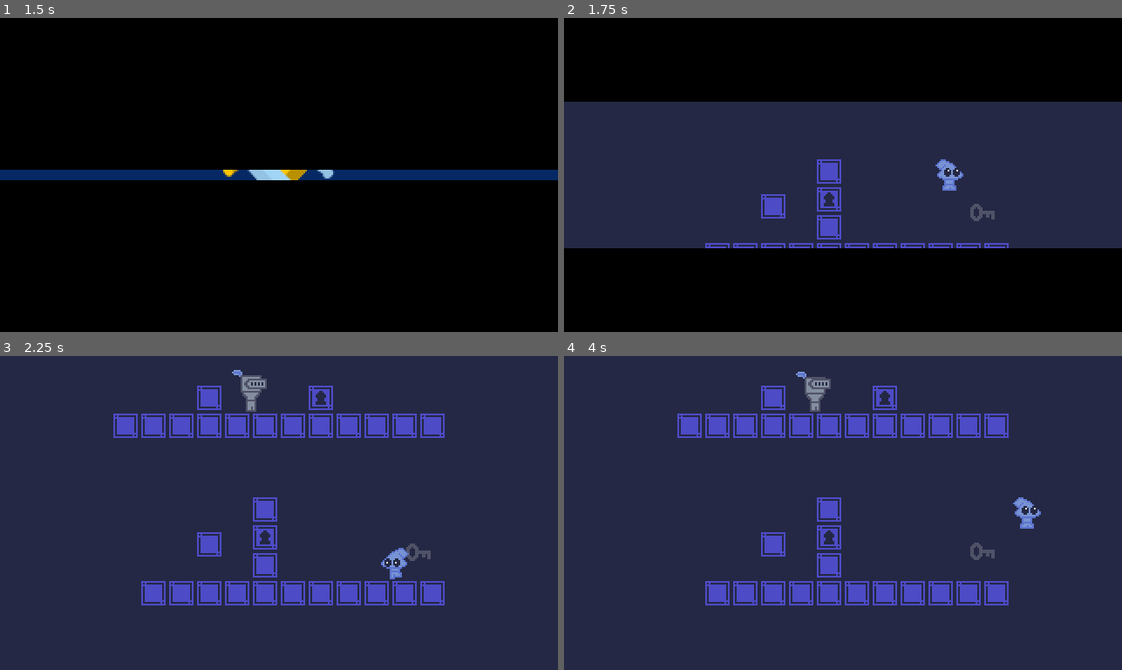
Above: before the commit, frames 1-4 (two rows, left to right).
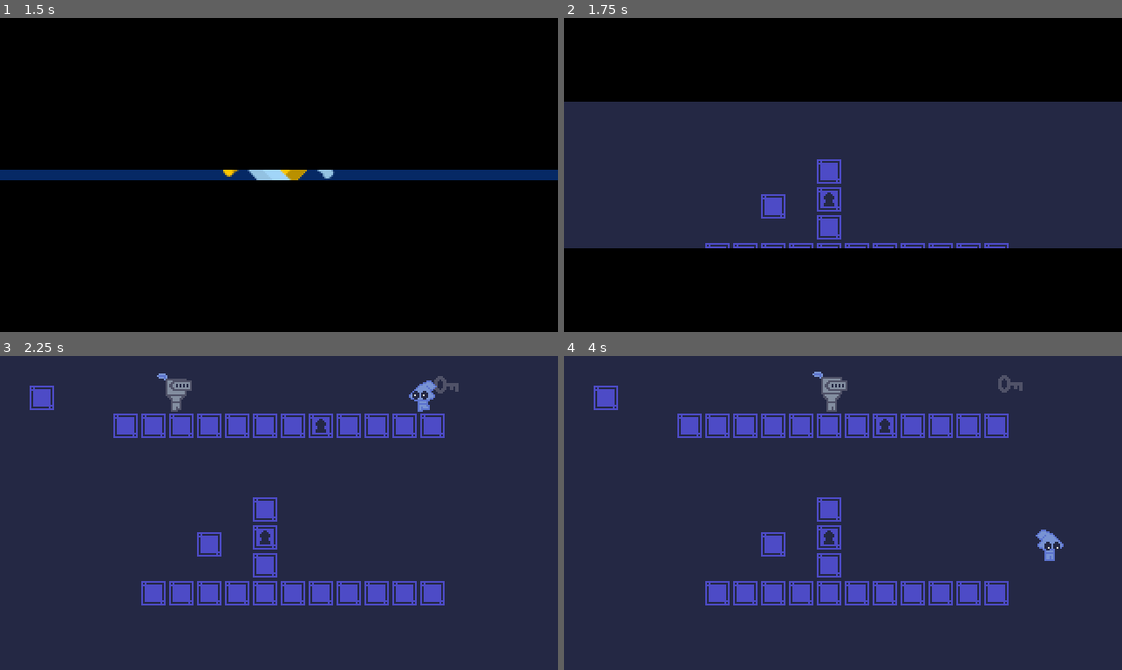
Above: after the commit, the same moments.

Repository: dw3nt/palette-jam-2-break
Game: Godot game, scene res://Main.tscn
The game is run twice, just before and just after one commit, with the same random seed, the same clock (stepped at 60 frames per second) and the same inputs.
Inputs (mouse positions are in pixels of both pictures, inside the frame that each line leads up to):
- Up to frame 1 (1.5 s): tap Enter at 0.5 s; move the mouse to (401, 159) at 0.52 s; hold S (crouch) 0.53-1.28 s; hold D (move_right) from 0.53 s (still down); tap Space (jump) at 0.77 s; move the mouse to (167, 190) at 1.27 s; tap E (interact) at 1.35 s
- Up to frame 2 (1.75 s): keep holding D (move_right); tap Space (jump) at 1.52 s
- Up to frame 3 (2.25 s): move the mouse to (334, 443) at 2.02 s; release D (move_right) at 2.03 s; hold A (move_left) from 2.03 s (still down); hold Shift (throw) from 2.03 s (still down)
- Up to frame 4 (4 s): move the mouse to (815, 575) at 2.77 s; release A (move_left) at 2.78 s; release Shift (throw) at 2.78 s; hold D (move_right) from 2.78 s (still down); tap S (crouch) at 2.85 s; tap Space (jump) at 3.02, 3.77 s; move the mouse to (1010, 560) at 3.52 s; hold E (interact) from 3.53 s (still down)

Frame 1 is identical in both runs. In frame 2, 0.4% of the frame differs, in the area x 66-78%, y 45-65%; in frame 3, 2.2%, in the area x 5-83%, y 4-72%; in frame 4, 2.2%.

Commit message:
fall, alert, chase states for guard

Diff:
--- /dev/null
+++ b/characters/guard/Alert.gd
@@ -0,0 +1,22 @@
+extends GuardState
+
+var target : Player
+
+
+func enter_state(params : Dictionary = {}) -> void:
+	fsm.anim.play("alert")
+	target = params.target
+	fsm.velocity.y = JUMP_FORCE
+
+
+func physics_process(delta : float) -> void:
+	if fsm.isOnFloor:
+		fsm.change_state("Chase", { "target" : target })
+		return
+
+	if fsm.velocity.x != 0:
+		fsm.velocity.x = lerp(fsm.velocity.x, 0.0, FRICTION)
+		if abs(fsm.velocity.x) < LERP_THRESHOLD:
+			fsm.velocity.x = 0
+
+	fsm.velocity.y += GRAVITY
--- /dev/null
+++ b/characters/guard/Chase.gd
@@ -0,0 +1,33 @@
+extends GuardState
+
+var target : Player
+
+onready var targetSight = $TargetSightDetect as RayCast2D
+
+
+func enter_state(params : Dictionary = {}) -> void:
+	targetSight.enabled = true
+	fsm.anim.play("run")
+	target = params.target
+
+
+func physics_process(delta : float) -> void:
+	if !canSeeTarget():
+		fsm.change_state("Patrol")
+
+	var moveDirX = sign(target.global_position.x - global_position.x)
+	fsm.velocity.x = moveDirX * CHASE_SPEED
+
+	handleFacing(moveDirX)
+
+
+func canSeeTarget() -> bool:
+	var distanceToTarget = global_position.distance_to(target.global_position)
+	targetSight.cast_to = (target.global_position - targetSight.global_position).normalized() * distanceToTarget
+
+	return !targetSight.is_colliding()
+
+
+func exit_state() -> void:
+	targetSight.enabled = false
+	fsm.exclaimationSprite.visible = false
--- /dev/null
+++ b/characters/guard/Fall.gd
@@ -0,0 +1,25 @@
+extends GuardState
+
+
+func enter_state(_params : Dictionary = {}) -> void:
+	fsm.anim.play("fall")
+
+
+func physics_process(delta : float) -> void:
+	var xInput = Input.get_action_strength("move_right") - Input.get_action_strength("move_left")
+	if fsm.isOnFloor:
+		if randf() > 0.5:
+			fsm.change_state("Idle")
+		else:
+			fsm.change_state("Patrol")
+		return
+
+	fsm.velocity.y += GRAVITY
+	if abs(fsm.velocity.x) > AIR_MOVE_SPEED && sign(xInput) == sign(fsm.velocity.x):
+		fsm.velocity.x = lerp(fsm.velocity.x, AIR_MOVE_SPEED * sign(fsm.velocity.x), AIR_FRICTION)
+	else:
+		fsm.velocity.x = xInput * AIR_MOVE_SPEED
+
+
+func exit_state() -> void:
+	fsm.velocity.y = GRAVITY
--- a/characters/guard/Guard.tscn
+++ b/characters/guard/Guard.tscn
@@ -1,10 +1,14 @@
-[gd_scene load_steps=10 format=2]
+[gd_scene load_steps=16 format=2]
 
 [ext_resource path="res://assets/images/characters/guard.png" type="Texture" id=1]
 [ext_resource path="res://characters/guard/Guard.gd" type="Script" id=2]
 [ext_resource path="res://characters/guard/GuardStateMachine.gd" type="Script" id=3]
 [ext_resource path="res://characters/guard/Idle.gd" type="Script" id=4]
 [ext_resource path="res://characters/guard/Patrol.gd" type="Script" id=5]
+[ext_resource path="res://characters/guard/Fall.gd" type="Script" id=6]
+[ext_resource path="res://characters/guard/Chase.gd" type="Script" id=7]
+[ext_resource path="res://assets/images/exclaimation.png" type="Texture" id=8]
+[ext_resource path="res://characters/guard/Alert.gd" type="Script" id=9]
 
 [sub_resource type="RectangleShape2D" id=1]
 extents = Vector2( 5, 10 )
@@ -22,6 +26,63 @@
 "transitions": PoolRealArray( 1 ),
 "update": 0,
 "values": [ 0 ]
+}
+tracks/1/type = "value"
+tracks/1/path = NodePath("ExclaimationSprite:visible")
+tracks/1/interp = 1
+tracks/1/loop_wrap = true
+tracks/1/imported = false
+tracks/1/enabled = true
+tracks/1/keys = {
+"times": PoolRealArray( 0 ),
+"transitions": PoolRealArray( 1 ),
+"update": 0,
+"values": [ false ]
+}
+
+[sub_resource type="Animation" id=6]
+resource_name = "alert"
+length = 0.1
+tracks/0/type = "value"
+tracks/0/path = NodePath("ExclaimationSprite:visible")
+tracks/0/interp = 1
+tracks/0/loop_wrap = true
+tracks/0/imported = false
+tracks/0/enabled = true
+tracks/0/keys = {
+"times": PoolRealArray( 0 ),
+"transitions": PoolRealArray( 1 ),
+"update": 1,
+"values": [ true ]
+}
+tracks/1/type = "value"
+tracks/1/path = NodePath("Sprite:frame")
+tracks/1/interp = 1
+tracks/1/loop_wrap = true
+tracks/1/imported = false
+tracks/1/enabled = true
+tracks/1/keys = {
+"times": PoolRealArray( 0 ),
+"transitions": PoolRealArray( 1 ),
+"update": 1,
+"values": [ 0 ]
+}
+
+[sub_resource type="Animation" id=5]
+resource_name = "fall"
+length = 0.2
+loop = true
+tracks/0/type = "value"
+tracks/0/path = NodePath("Sprite:frame")
+tracks/0/interp = 1
+tracks/0/loop_wrap = true
+tracks/0/imported = false
+tracks/0/enabled = true
+tracks/0/keys = {
+"times": PoolRealArray( 0, 0.1 ),
+"transitions": PoolRealArray( 1, 1 ),
+"update": 1,
+"values": [ 9, 10 ]
 }
 
 [sub_resource type="Animation" id=3]
@@ -65,7 +126,12 @@
 [node name="Sprite" type="Sprite" parent="."]
 position = Vector2( 0, -12 )
 texture = ExtResource( 1 )
-hframes = 9
+hframes = 11
+
+[node name="ExclaimationSprite" type="Sprite" parent="."]
+visible = false
+position = Vector2( 0, -32 )
+texture = ExtResource( 8 )
 
 [node name="CollisionShape2D" type="CollisionShape2D" parent="."]
 position = Vector2( 0, -10 )
@@ -74,6 +140,8 @@
 [node name="AnimationPlayer" type="AnimationPlayer" parent="."]
 autoplay = "idle"
 anims/RESET = SubResource( 2 )
+anims/alert = SubResource( 6 )
+anims/fall = SubResource( 5 )
 anims/idle = SubResource( 3 )
 anims/run = SubResource( 4 )
 
@@ -81,12 +149,17 @@
 script = ExtResource( 3 )
 animationPlayerPath = NodePath("../AnimationPlayer")
 spritePath = NodePath("../Sprite")
+exclaimationSpritePath = NodePath("../ExclaimationSprite")
 
 [node name="Idle" type="Node2D" parent="GuardStateMachine"]
 script = ExtResource( 4 )
 
 [node name="Timer" type="Timer" parent="GuardStateMachine/Idle"]
 one_shot = true
+
+[node name="PlayerDetect" type="RayCast2D" parent="GuardStateMachine/Idle"]
+position = Vector2( 0, -4 )
+cast_to = Vector2( 50, 0 )
 
 [node name="Patrol" type="Node2D" parent="GuardStateMachine"]
 script = ExtResource( 5 )
@@ -109,6 +182,23 @@
 cast_to = Vector2( 6, 0 )
 collision_mask = 16
 
+[node name="PlayerDetect" type="RayCast2D" parent="GuardStateMachine/Patrol"]
+position = Vector2( 0, -4 )
+cast_to = Vector2( 50, 0 )
+
+[node name="Fall" type="Node2D" parent="GuardStateMachine"]
+script = ExtResource( 6 )
+
+[node name="Alert" type="Node2D" parent="GuardStateMachine"]
+script = ExtResource( 9 )
+
+[node name="Chase" type="Node2D" parent="GuardStateMachine"]
+script = ExtResource( 7 )
+
+[node name="TargetSightDetect" type="RayCast2D" parent="GuardStateMachine/Chase"]
+position = Vector2( 0, -16 )
+collision_mask = 16
+
 [connection signal="timeout" from="GuardStateMachine/Idle/Timer" to="GuardStateMachine/Idle" method="_on_Timer_timeout"]
 [connection signal="timeout" from="GuardStateMachine/Patrol/Timer" to="GuardStateMachine/Patrol" method="_on_Timer_timeout"]
 [connection signal="timeout" from="GuardStateMachine/Patrol/EdgeDetect/EdgeTimer" to="GuardStateMachine/Patrol" method="_on_EdgeTimer_timeout"]
--- a/characters/guard/GuardState.gd
+++ b/characters/guard/GuardState.gd
@@ -3,13 +3,14 @@
 
 const FRICTION := 0.4
 const AIR_FRICTION := 0.05
-const CHASE_SPEED := 75.0
-const ALERT_SPEED := 50.0
+const CHASE_SPEED := 40.0
+const ALERT_SPEED := 35.0
 const PATROL_SPEED := 30.0
-const JUMP_FORCE := -200.0
+const JUMP_FORCE := -40.0
 const AIR_MOVE_SPEED := 60.0
 const GRAVITY := 10.0
 const LERP_THRESHOLD := 0.01
+const PLAYER_DETECT_DISTANCE := 50
 
 var fsm : GuardStateMachine
 
--- a/characters/guard/GuardStateMachine.gd
+++ b/characters/guard/GuardStateMachine.gd
@@ -1,4 +1,13 @@
 extends BaseStateMachine
 class_name GuardStateMachine
 
+export(NodePath) var exclaimationSpritePath
+
+var exclaimationSprite
+
 var isOnFloor : bool
+
+
+func ready() -> void:
+	.ready()
+	exclaimationSprite = get_node(exclaimationSpritePath)
--- a/characters/guard/Idle.gd
+++ b/characters/guard/Idle.gd
@@ -5,6 +5,7 @@
 
 var idleTime : float
 
+onready var playerDetect = $PlayerDetect as RayCast2D
 onready var timer = $Timer as Timer
 
 
@@ -16,13 +17,27 @@
 	fsm.anim.play("idle")
 	timer.start(idleTime)
 
+	playerDetect.enabled = true
+	playerDetect.cast_to.x = -PLAYER_DETECT_DISTANCE if fsm.sprite.flip_h else PLAYER_DETECT_DISTANCE
+
 
 func physics_process(delta : float) -> void:
+	if !fsm.isOnFloor:
+		fsm.change_state("Fall")
+		return
+
 	if fsm.velocity.x != 0:
 		fsm.velocity.x = lerp(fsm.velocity.x, 0.0, FRICTION)
 		if abs(fsm.velocity.x) < LERP_THRESHOLD:
 			fsm.velocity.x = 0
+	elif playerDetect.is_colliding():
+		fsm.change_state("Alert", { "target" : playerDetect.get_collider() })
 
 
 func _on_Timer_timeout() -> void:
 	fsm.change_state("Patrol", { "moveDir" : 1 if randf() < 0.5 else -1 })
+
+
+func exit_state() -> void:
+	timer.stop()
+	playerDetect.enabled = false
--- a/characters/guard/Patrol.gd
+++ b/characters/guard/Patrol.gd
@@ -10,6 +10,7 @@
 var shouldTurnAround : bool = true
 
 onready var timer = $Timer as Timer
+onready var playerDetect = $PlayerDetect as RayCast2D
 onready var wallDetect = $WallDetect as RayCast2D
 onready var edgeDetect = $EdgeDetect as RayCast2D
 onready var edgeTimer = $EdgeDetect/EdgeTimer as Timer
@@ -28,12 +29,16 @@
 	edgeTimer.start()
 
 	shouldTurnAround = true
+	playerDetect.enabled = true
 	edgeDetect.enabled = true
 	wallDetect.enabled = true
 	handleFacing(moveDir)
 
 
 func physics_process(delta : float) -> void:
+	if !fsm.isOnFloor:
+		fsm.change_state("Fall")
+
 	if edgeDetect.is_colliding():
 		if shouldTurnAround:
 			moveDir *= -1
@@ -45,19 +50,17 @@
 	elif wallDetect.is_colliding():
 		moveDir *= -1
 		handleFacing(moveDir)
+	elif playerDetect.is_colliding():
+		fsm.change_state("Alert", { "target" : playerDetect.get_collider() })
 
 	fsm.velocity.x = moveDir * PATROL_SPEED
-
-
-func exit_state() -> void:
-	edgeDetect.enabled = false
-	wallDetect.enabled = false
 
 
 func handleFacing(facingDir : int) -> void:
 	.handleFacing(facingDir)
 	edgeDetect.position.x = facingDir * EDGE_DETECT_OFFSET
 	wallDetect.cast_to.x = facingDir * WALL_DETECT_DISTANCE
+	playerDetect.cast_to.x = facingDir * PLAYER_DETECT_DISTANCE
 
 
 func _on_Timer_timeout() -> void:
@@ -66,3 +69,11 @@
 
 func _on_EdgeTimer_timeout() -> void:
 	shouldTurnAround = false
+
+
+func exit_state() -> void:
+	playerDetect.enabled = false
+	edgeDetect.enabled = false
+	wallDetect.enabled = false
+	timer.stop()
+	edgeTimer.stop()
--- a/rooms/Playground.tscn
+++ b/rooms/Playground.tscn
@@ -78,7 +78,7 @@
 position = Vector2( 160, 32 )
 
 [node name="WallBlock22" parent="WallWrap" index="21" instance=ExtResource( 3 )]
-position = Vector2( 176, 32 )
+position = Vector2( 144, -16 )
 
 [node name="WallBlock23" parent="WallWrap" index="22" instance=ExtResource( 3 )]
 position = Vector2( 192, 32 )
@@ -93,27 +93,33 @@
 position = Vector2( 240, 32 )
 
 [node name="WallBlock27" parent="WallWrap" index="26" instance=ExtResource( 3 )]
-position = Vector2( 112, 16 )
+position = Vector2( 16, 16 )
 
 [node name="LockedBlock" parent="WallWrap" index="27" instance=ExtResource( 5 )]
 position = Vector2( 144, 96 )
 
 [node name="LockedBlock2" parent="WallWrap" index="28" instance=ExtResource( 5 )]
-position = Vector2( 176, 16 )
+position = Vector2( 176, 32 )
 
 [node name="ItemWrap" type="Node2D" parent="." index="1"]
 
 [node name="Key" parent="ItemWrap" index="0" instance=ExtResource( 6 )]
-position = Vector2( 240, 112 )
+position = Vector2( 256, 16 )
 
 [node name="Guard" parent="." index="2" instance=ExtResource( 7 )]
-position = Vector2( 144, 32 )
+position = Vector2( 80, 32 )
 
 [node name="Player" parent="." index="3" instance=ExtResource( 4 )]
-position = Vector2( 208, 128 )
+position = Vector2( 224, 32 )
 
 [node name="GuardEdge" parent="." index="4" instance=ExtResource( 8 )]
 position = Vector2( 48, 32 )
 
-[node name="GuardEdge2" parent="." index="5" instance=ExtResource( 8 )]
+[node name="GuardEdge3" parent="." index="5" instance=ExtResource( 8 )]
+position = Vector2( 64, 128 )
+
+[node name="GuardEdge4" parent="." index="6" instance=ExtResource( 8 )]
+position = Vector2( 256, 128 )
+
+[node name="GuardEdge2" parent="." index="7" instance=ExtResource( 8 )]
 position = Vector2( 256, 32 )
Binary file changed: assets/images/characters/guard.png
Binary file added: assets/images/exclaimation.aseprite
Binary file added: assets/images/exclaimation.png
Not shown, added: assets/images/exclaimation.png.import
Binary file changed: assets/images/guard.aseprite
